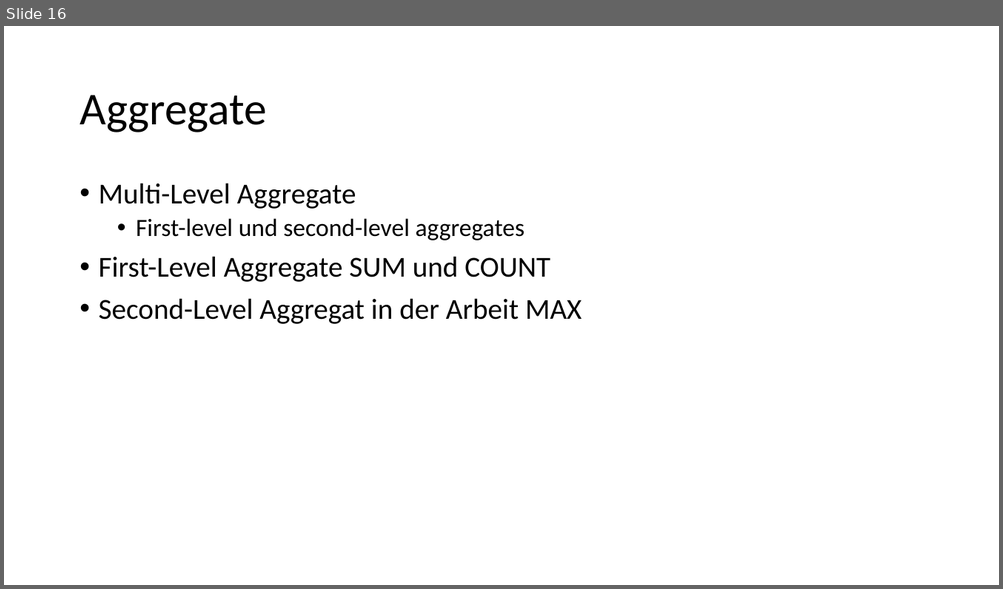
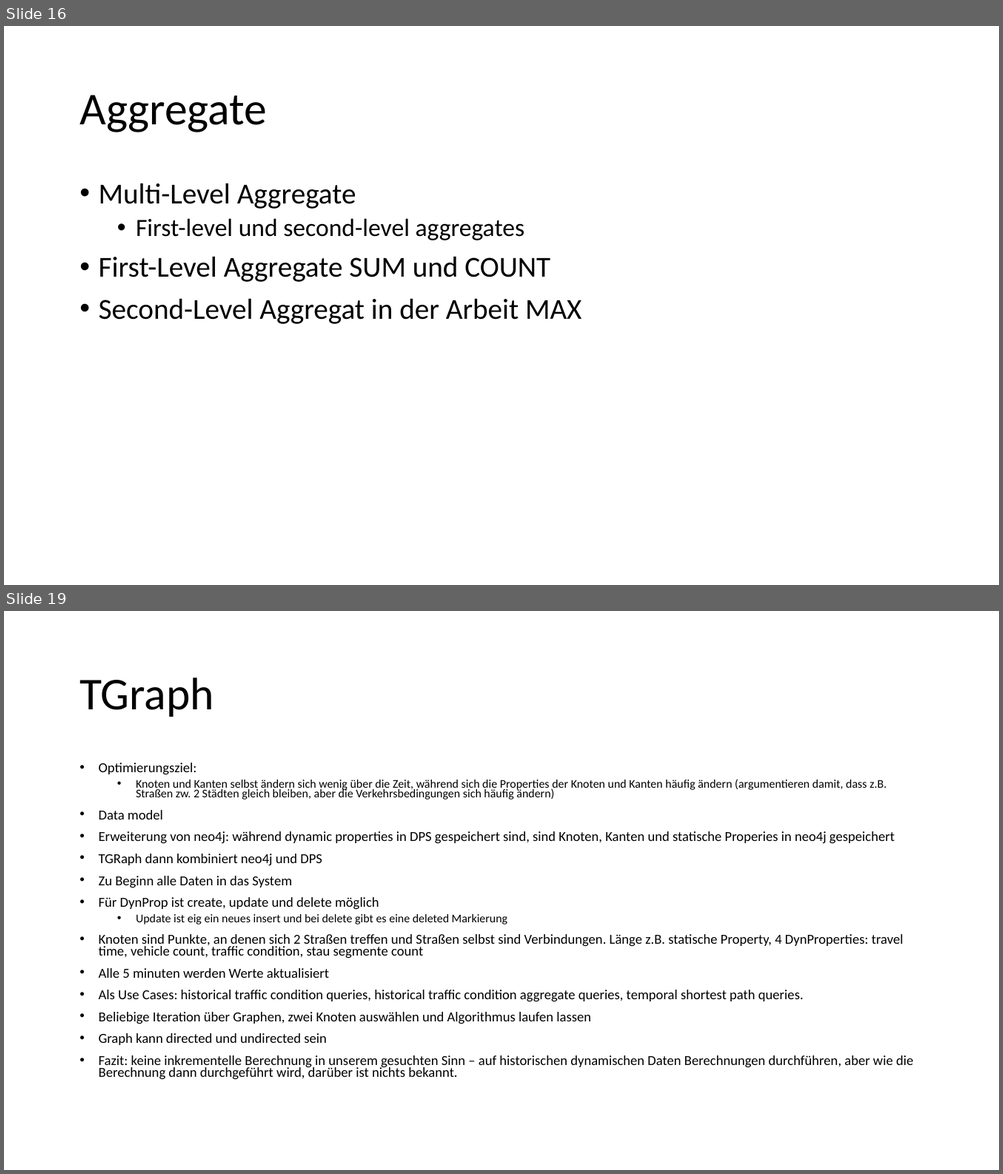
Before and after one commit to johnsonaux/temporale-graphen, a slide deck: Bewertungsmatrix.pptx. Shown one above the other, each under a label of ours: slide 16 before the commit, slides 16 and 19 after it; the slides between them are not shown. The pictures are 1003x589 and 1003x1174 pixels, drawn with LibreOffice and Linux fonts; fonts in the diff are those of the drawing. Boxes give left, top, right and bottom in pixels: in the first picture for what was removed or moved away, otherwise in the second. Text is boxed around its words. In the diff, an @@ line names an element or a change of style, - is before the commit and + after.

Commit message:
Def Properties

```diff
--- a/Bewertungsmatrix.pptx
+++ b/Bewertungsmatrix.pptx
@@ slide 19 added at (4, 611, 999, 1170), background #FFFFFF @@
@@ title added at (79, 678, 214, 717), 44 pt, text #000000 @@
+TGraph
@@ text added at (99, 763, 913, 1080), 13.3 pt, text #000000 @@
+• Optimierungsziel:
+  • Knoten und Kanten selbst ändern sich wenig über die Zeit, während sich die Properties der Knoten und Kanten häufig ändern (argumentieren damit, dass z.B. Straßen zw. 2 Städten gleich bleiben, aber die Verkehrsbedingungen sich häufig ändern)
+• Data model
+• Erweiterung von neo4j: während dynamic properties in DPS gespeichert sind, sind Knoten, Kanten und statische Properies in neo4j gespeichert
+• TGRaph dann kombiniert neo4j und DPS
+• Zu Beginn alle Daten in das System
+• Für DynProp ist create, update und delete möglich
+  • Update ist eig ein neues insert und bei delete gibt es eine deleted Markierung
+• Knoten sind Punkte, an denen sich 2 Straßen treffen und Straßen selbst sind Verbindungen. Länge z.B. statische Property, 4 DynProperties: travel time, vehicle count, traffic condition, stau segmente count
+• Alle 5 minuten werden Werte aktualisiert
+• Als Use Cases: historical traffic condition queries, historical traffic condition aggregate queries, temporal shortest path queries.
+• Beliebige Iteration über Graphen, zwei Knoten auswählen und Algorithmus laufen lassen
+• Graph kann directed und undirected sein
+• Fazit: keine inkrementelle Berechnung in unserem gesuchten Sinn – auf historischen dynamischen Daten Berechnungen durchführen, aber wie die Berechnung dann durchgeführt wird, darüber ist nichts bekannt.
```
Also in this commit, not shown: 5 slides changed, 2 other slides added, 3 other files.
